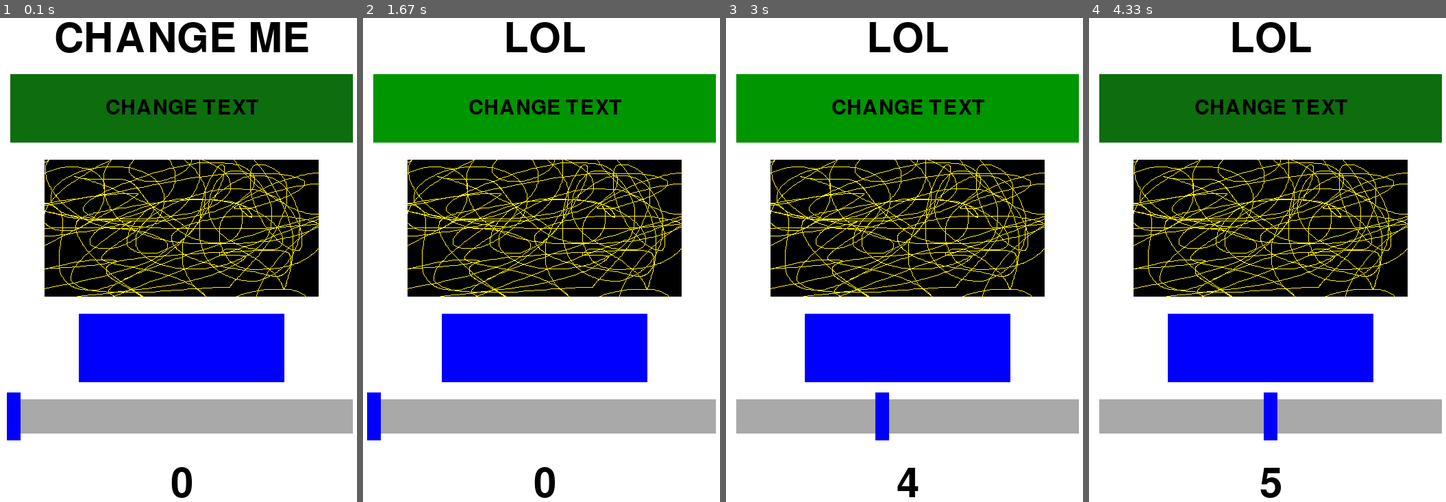
Above: before the commit, frames 1-4 (left to right).
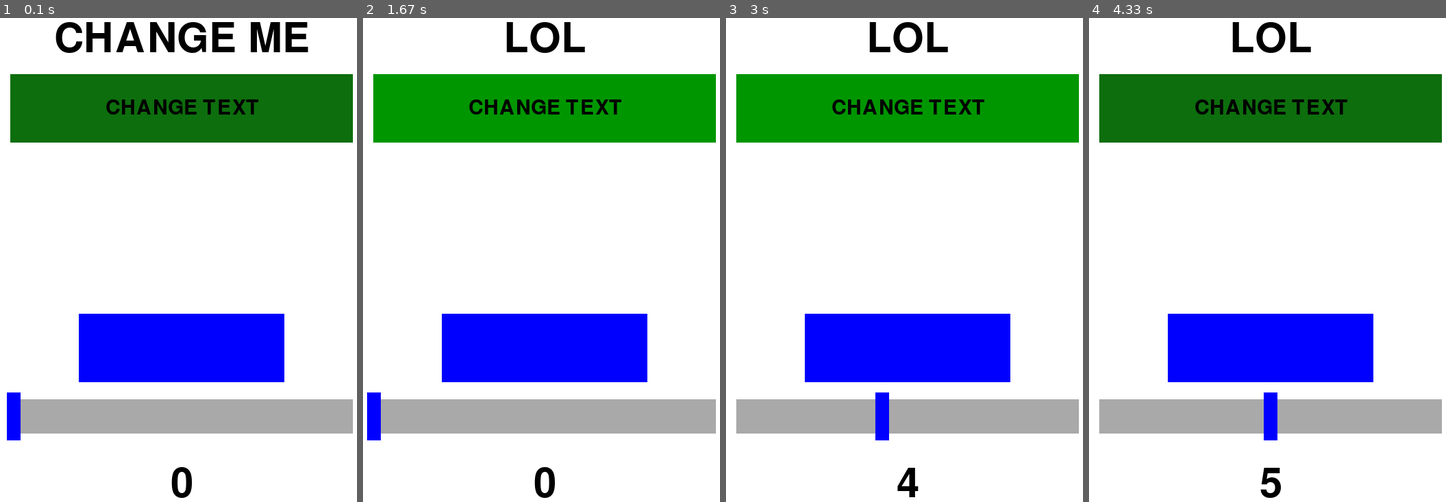
Above: after the commit, the same moments.

Repository: TimGITHUB00/Pygame_example
Game: pygame game, started from main.py
The game is run twice, just before and just after one commit, with the same random seed, the same clock (stepped at 60 frames per second) and the same inputs.
Inputs (mouse positions are in pixels of both pictures, inside the frame that each line leads up to):
- Up to frame 1 (0.1 s): no input
- Up to frame 2 (1.67 s): click (545, 109) at 0.38 s; click (598, 400) at 0.72 s; click (373, 410) at 1.05 s; click (402, 76) at 1.38 s
- Up to frame 3 (3 s): click (779, 172) at 1.72 s; click (883, 419) at 2.05 s; click (818, 100) at 2.88 s
- Up to frame 4 (4.33 s): click (1413, 230) at 3.22 s; click (1271, 414) at 4.05 s

The runs differ from the first frame. In frame 1, 22% of the frame differs, in the area x 12-90%, y 29-58%; in frame 2, 22%; in frame 3, 22%; in frame 4, 22%.

Commit message:
Removed image from menu

Diff:
--- a/menu.py
+++ b/menu.py
@@ -36,9 +36,6 @@
         #SETTING BUTTON SIZE VARIABLES FROM CONFIG
         self.bw = BUTTON_WIDTH
         self.bh = BUTTON_HEIGHT
-        #SETTING IMAGE SIZE VARIABLES FROM CONFIG
-        self.iw = IMAGE_WIDTH
-        self.ih = IMAGE_HEIGHT
         #SETTING SHAPE SIZE VARIABLES FROM CONFIG
         self.sw = SHAPE_WIDTH
         self.sh = SHAPE_HEIGHT
@@ -88,17 +85,6 @@
         self.buttonsGroup = pygame.sprite.Group()
         #ADDING ALL BUTTONS TO BUTTONS SPRITE GROUP
         self.buttonsGroup.add(self.buttons)
-        #SETTING IMAGES PATH FROM CONFIG
-        self.path = PATH
-        #SETTING IMAGE NAME FROM CONFIG
-        self.imagename = IMAGE1
-        #SETTING FULL PATH OF IMAGE
-        self.fullpath = self.path+self.imagename
-        #CREATING IMAGES LIST
-        self.images = [
-            #CREATING IMAGE
-            self.image([self.cw, self.ch-75], [self.iw, self.ih], self.fullpath)
-        ]
         #CREATING SHAPES LIST
         self.shapes = [
             #CREATING SHAPE
@@ -147,10 +133,6 @@
             text.render(self.window)
         #DRAWING ALL BUTTONS IN BUTTONS SPRITE GROUP TO WINDOW
         self.buttonsGroup.draw(self.window)
-        #ITERATING THROUGH ALL IMAGES IN IMAGES LIST
-        for image in self.images:
-            #CALLING RENDER PROCEDURE IN IMAGE CLASS
-            image.render(self.window)
         #ITERATING THROUGH ALL SHAPES IN SHAPES LIST
         for shape in self.shapes:
             #CALLING RENDER PROCEDURE IN SHAPE CLASS
